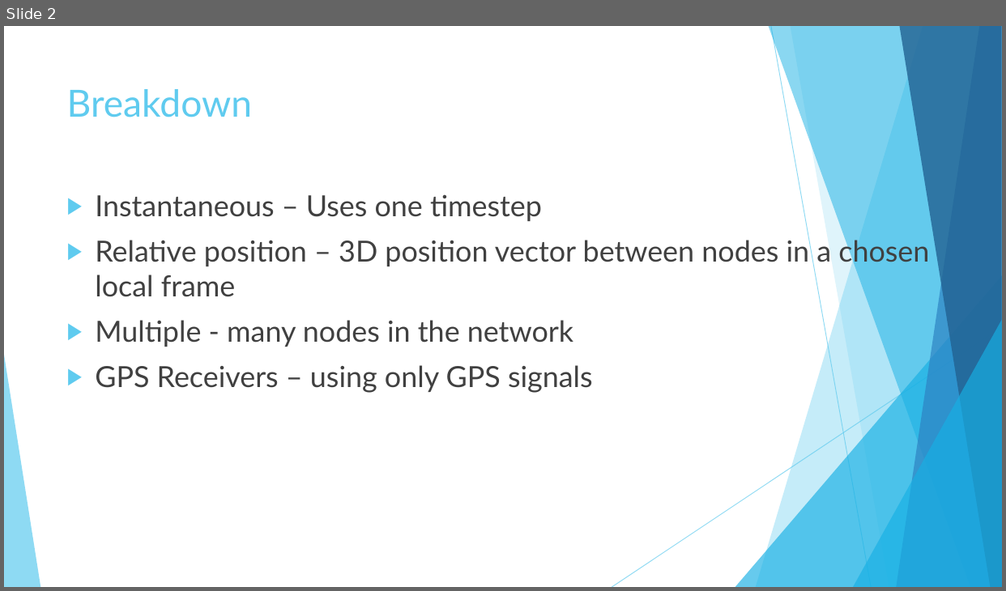
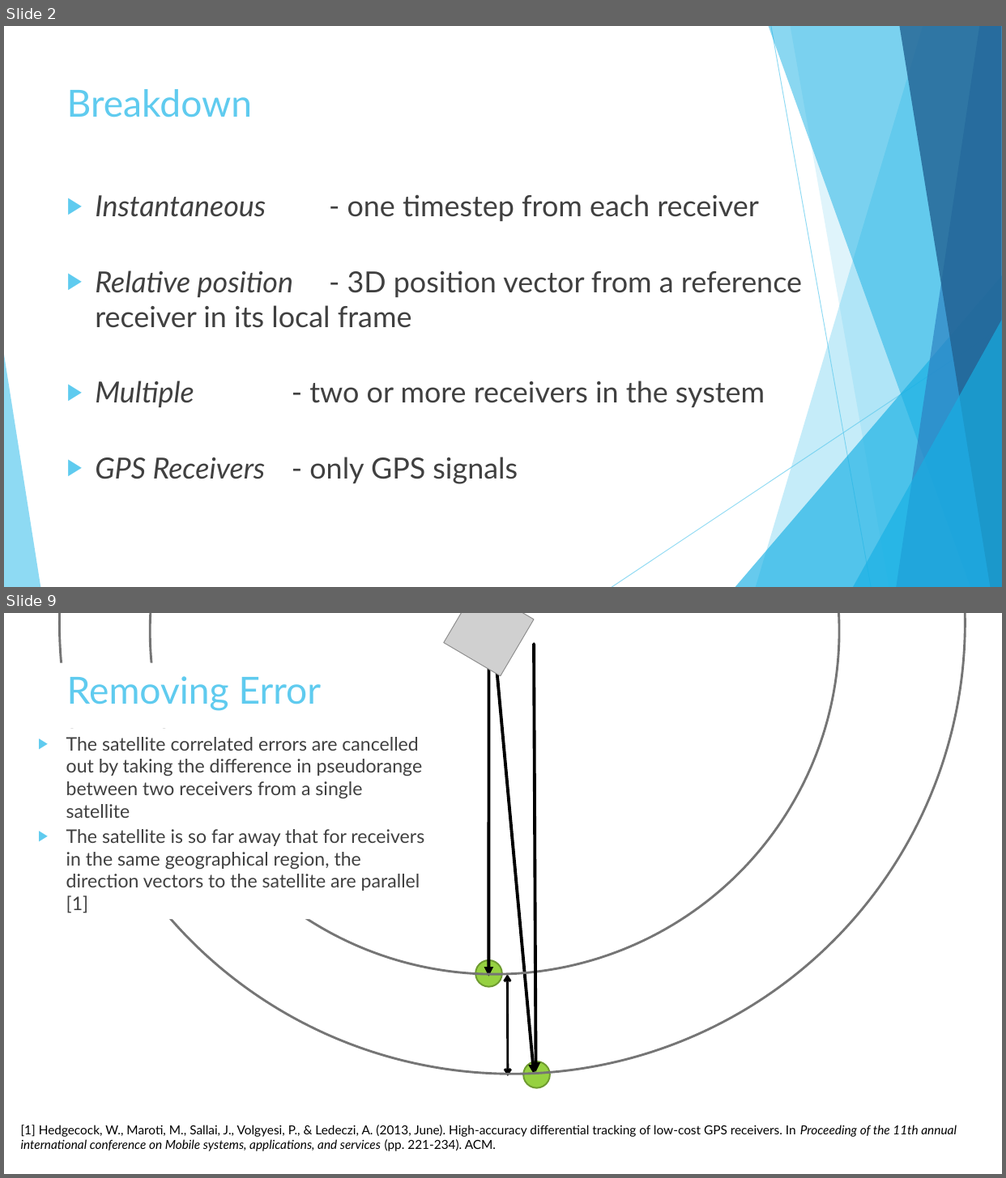
Before and after one commit to Lydia-D/Thesis_GH, a slide deck: Instantaneous Relative Positioning of Multiple GPS Receivers.pptx. Shown one above the other, each under a label of ours: slide 2 before the commit, slides 2 and 9 after it; the slides between them are not shown. The pictures are 1006x591 and 1006x1178 pixels, drawn with LibreOffice and Linux fonts; fonts in the diff are those of the drawing; grey boxes stand for pictures. Boxes give left, top, right and bottom in pixels: in the first picture for what was removed or moved away, otherwise in the second. Text is boxed around its words. In the diff, an @@ line names an element or a change of style, - is before the commit and + after.

```diff
--- a/Instantaneous Relative Positioning of Multiple GPS Receivers.pptx
+++ b/Instantaneous Relative Positioning of Multiple GPS Receivers.pptx
@@ slide 9 added at (x1=4, y1=613, x2=1002, y2=1174), background #FFFFFF @@
@@ ellipse added at (x1=59, y1=613, x2=965, y2=1074), outline #767676 2.25 pt @@
@@ ellipse added at (x1=150, y1=613, x2=839, y2=974), outline #767676 2.25 pt @@
@@ picture added at (x1=444, y1=613, x2=535, y2=676) @@
@@ arrow added from (489, 646) to (489, 976), #000000 3 pt @@
@@ arrow added from (494, 646) to (534, 1074), #000000 3 pt @@
@@ arrow added from (534, 644) to (536, 1072), #000000 3 pt @@
@@ title added at (x1=67, y1=676, x2=322, y2=711), 36 pt, text #5FCBEF @@
+Removing Error
@@ text added at (x1=66, y1=737, x2=423, y2=818), 18 pt, text #404040 @@
+▶ The satellite correlated errors are cancelled out by taking the difference in pseudorange between two receivers from a single satellite
@@ text added at (x1=66, y1=829, x2=424, y2=914), 18 pt, text #404040 @@
+▶ The satellite is so far away that for receivers in the same geographical region, the direction vectors to the satellite are parallel [1]
@@ ellipse added at (x1=475, y1=960, x2=502, y2=986), fill #96D141, outline #6F9B30 1.5 pt @@
@@ double arrow added from (508, 1076) to (508, 974), #000000 2.25 pt @@
@@ ellipse added at (x1=523, y1=1063, x2=550, y2=1088), fill #96D141, outline #6F9B30 1.5 pt @@
@@ text added at (x1=21, y1=1125, x2=957, y2=1152), 12 pt, text #000000 @@
+[1] Hedgecock, W., Maroti, M., Sallai, J., Volgyesi, P., & Ledeczi, A. (2013, June). High-accuracy differential tracking of low-cost GPS receivers. In Proceeding of the 11th annual international conference on Mobile systems, applications, and services (pp. 221-234). ACM.
@@ slide 2 changed as well @@
@@ text at (x1=95, y1=194, x2=802, y2=484): text changed @@
-▶ Instantaneous – Uses one timestep
-▶ Relative position – 3D position vector between nodes in a chosen local frame
-▶ Multiple - many nodes in the network
-▶ GPS Receivers – using only GPS signals
+▶ Instantaneous - one timestep from each receiver
+▶ Relative position - 3D position vector from a reference receiver in its local frame
+▶ Multiple - two or more receivers in the system
+▶ GPS Receivers - only GPS signals
```
Also in this commit, not shown: 1 other slide changed, 13 other slides added, 13 slides removed, 33 other files.
